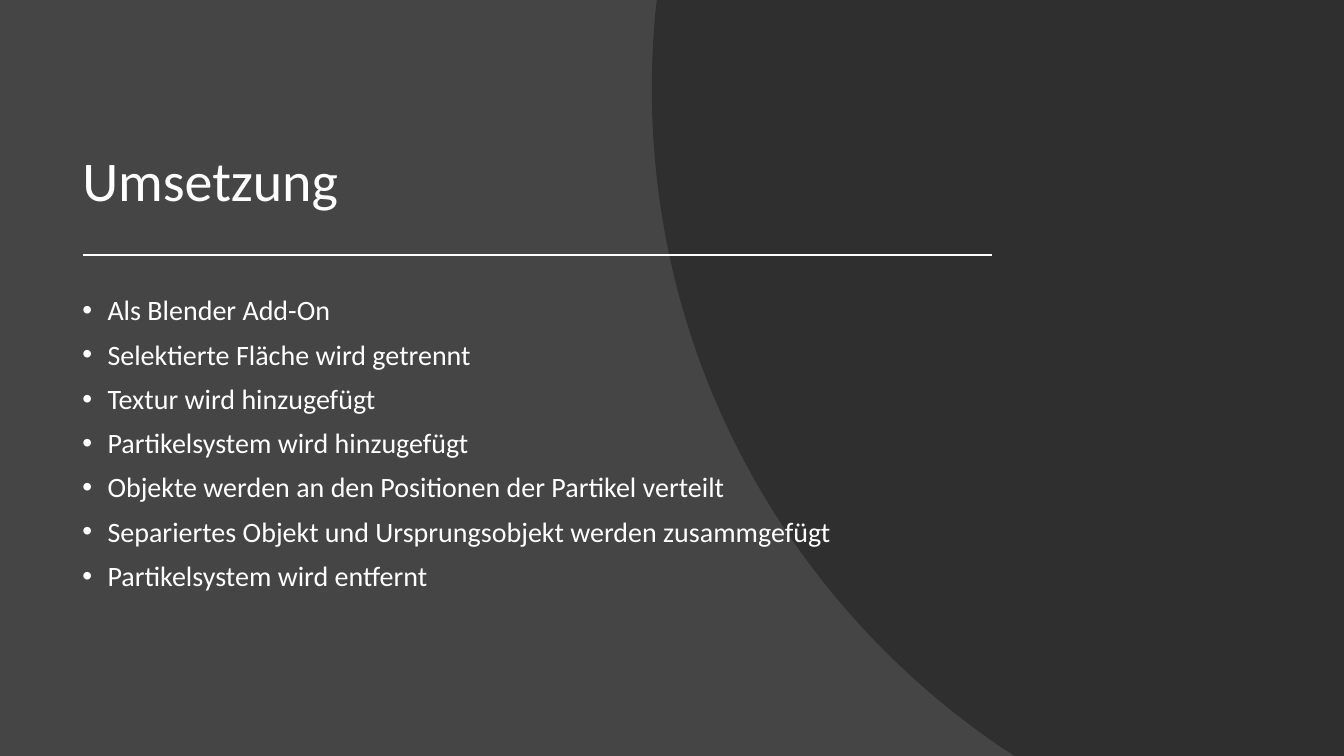
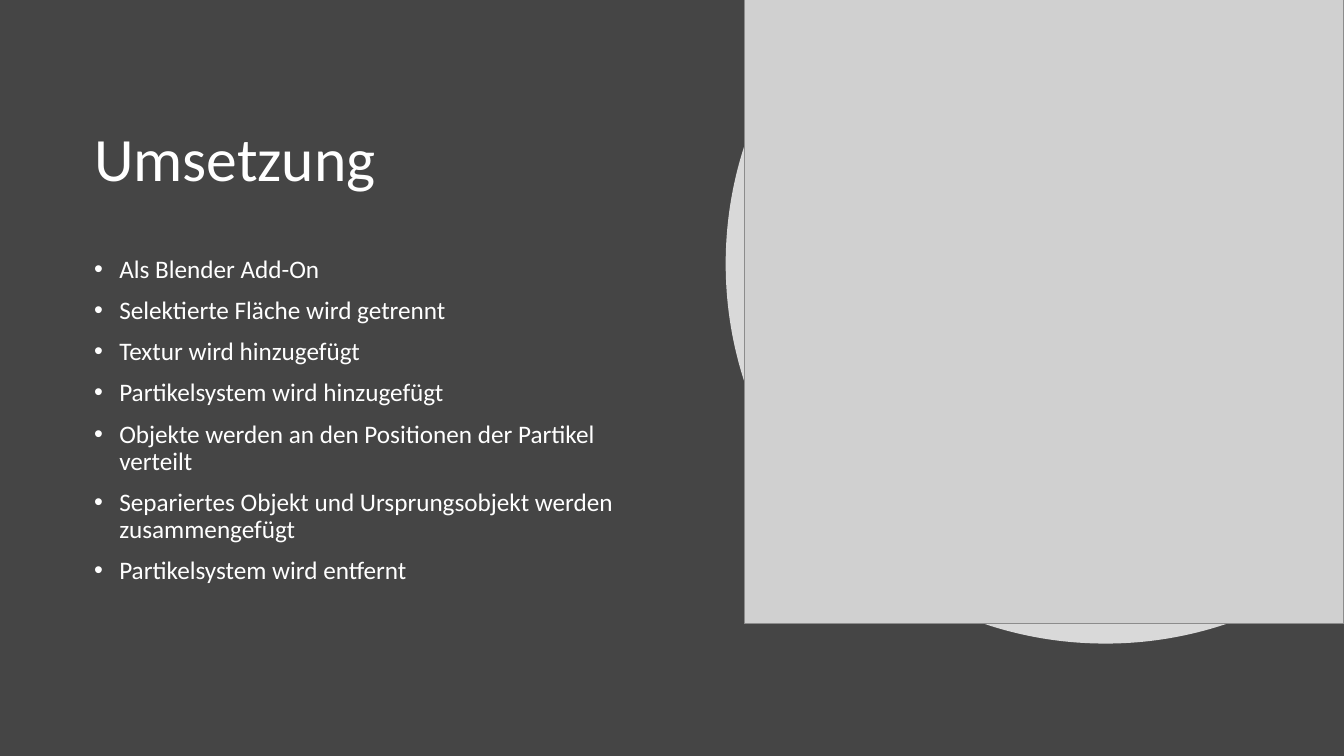
Before and after one commit to bynikoala/super-octo-train, a slide deck: slide 4 of presentation.pptx. Drawn at 1344x756 pixels with LibreOffice and Linux fonts; fonts in the diff are those of the drawing; grey boxes stand for pictures. Boxes give left, top, right and bottom in pixels: in the first picture for what was removed or moved away, otherwise in the second. Text is boxed around its words. In the diff, an @@ line names an element or a change of style, - is before the commit and + after.

Commit message:
presen update

```diff
--- a/presentation.pptx
+++ b/presentation.pptx
@@ freeform shape: place and size @@
-freeform shape at (652, 0, 1344, 756)
+freeform shape at (726, 0, 1344, 644)
@@ freeform shape at (726, 0, 1344, 644): fill #262626 at 70% opacity to #FFFFFF at 80% opacity @@
@@ picture added at (744, 0, 1344, 623) @@
@@ title "Umsetzung": place and size @@
-title "Umsetzung" at (82, 165, 338, 211)
+title "Umsetzung" at (94, 141, 375, 192)
@@ title "Umsetzung" at (94, 141, 375, 192): size 40 to 44 pt; vertical alignment bottom to middle @@
@@ text "Als Blender Add-On": place and size @@
-text "Als Blender Add-On" at (108, 300, 830, 591)
+text "Als Blender Add-On" at (119, 260, 613, 583)
@@ line removed from (85, 255) to (992, 255) @@
@@ text at (119, 260, 594, 583): size 20 to 18 pt in "Als Blender Add-On", "Selektierte Fläche wird getrennt", "Textur wird hinzugefügt", "Partikelsystem wird hinzugefügt" and 2 more places @@
@@ text at (119, 493, 613, 543): text changed; size 20 to 18 pt @@
-• Separiertes Objekt und Ursprungsobjekt werden zusammgefügt
+• Separiertes Objekt und Ursprungsobjekt werden zusammengefügt
```
